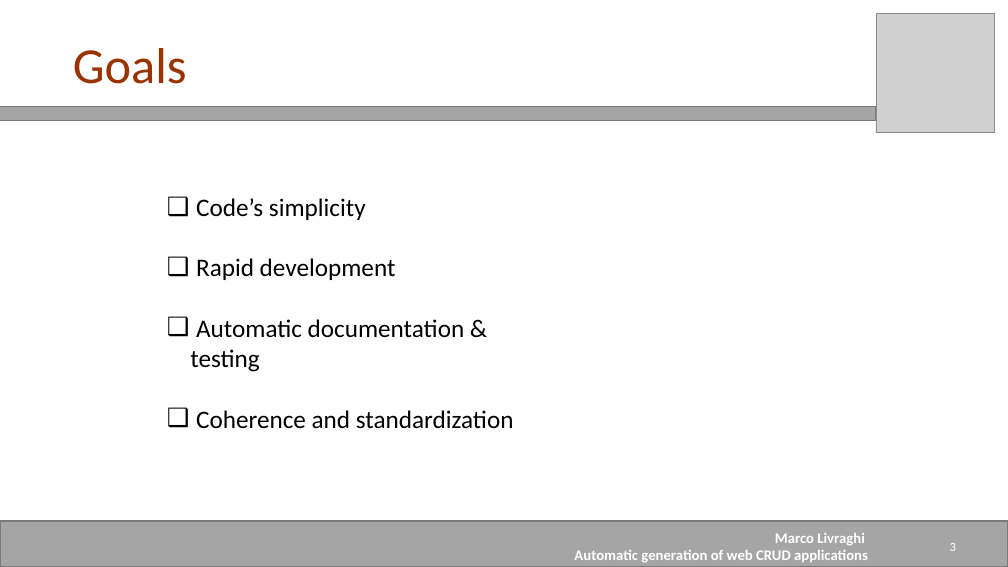
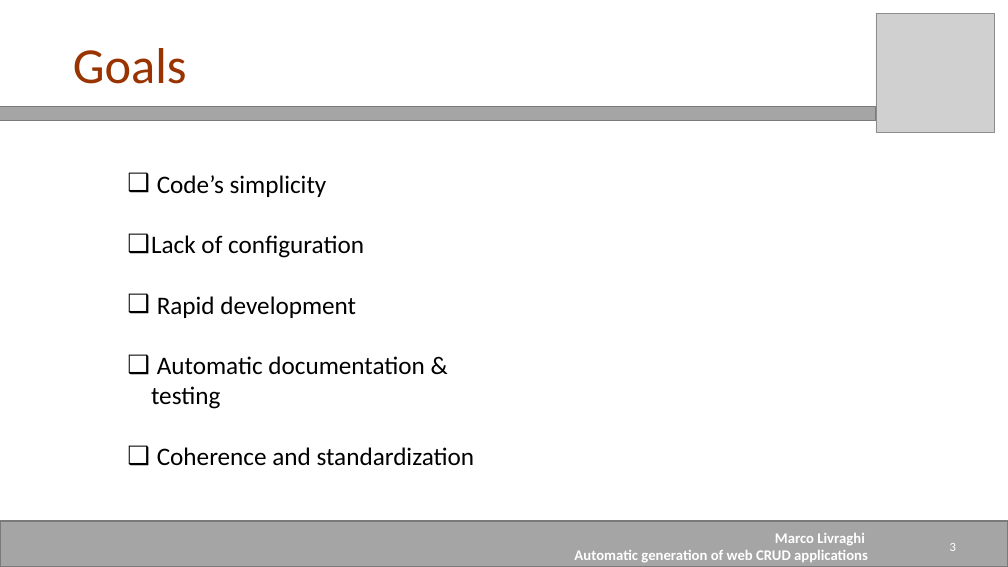
Before and after one commit to mrclivraghi/Anggen, a slide deck: slide 3 of Documentation/Presentation_Livraghi.pptx. Drawn at 1008x567 pixels with LibreOffice and Linux fonts; fonts in the diff are those of the drawing; grey boxes stand for pictures. Boxes give left, top, right and bottom in pixels: in the first picture for what was removed or moved away, otherwise in the second. Text is boxed around its words. In the diff, an @@ line names an element or a change of style, - is before the commit and + after.

```diff
--- a/Documentation/Presentation_Livraghi.pptx
+++ b/Documentation/Presentation_Livraghi.pptx
@@ text "Code’s simplicity": place and size @@
-text "Code’s simplicity" at bbox=[190, 198, 514, 429]
+text "Code’s simplicity" at bbox=[151, 175, 475, 466]
@@ text at bbox=[151, 235, 364, 258]: paragraph added @@
+❑ Lack of configuration
```
Also in this commit, not shown: 7 other slides changed, 1 other file.
